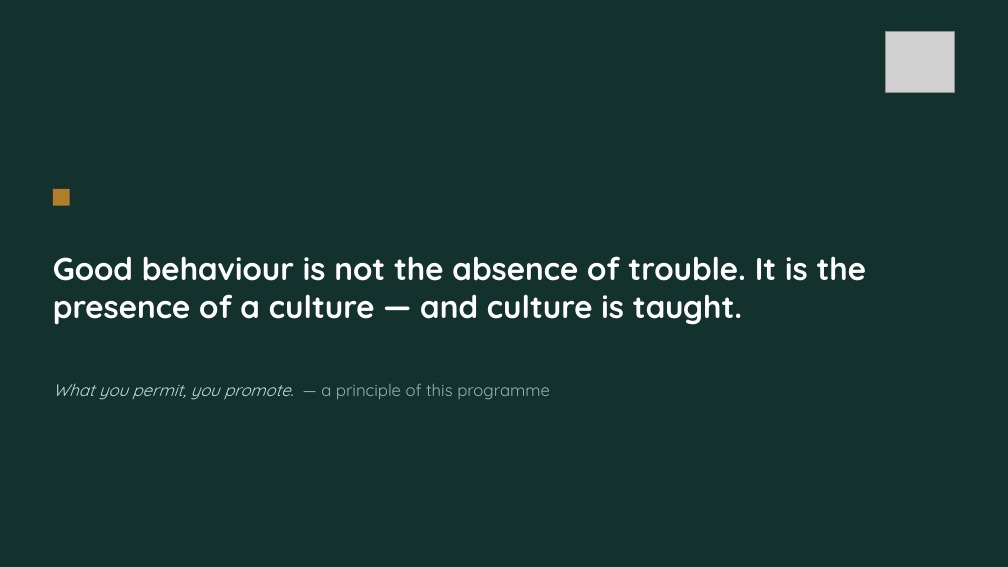
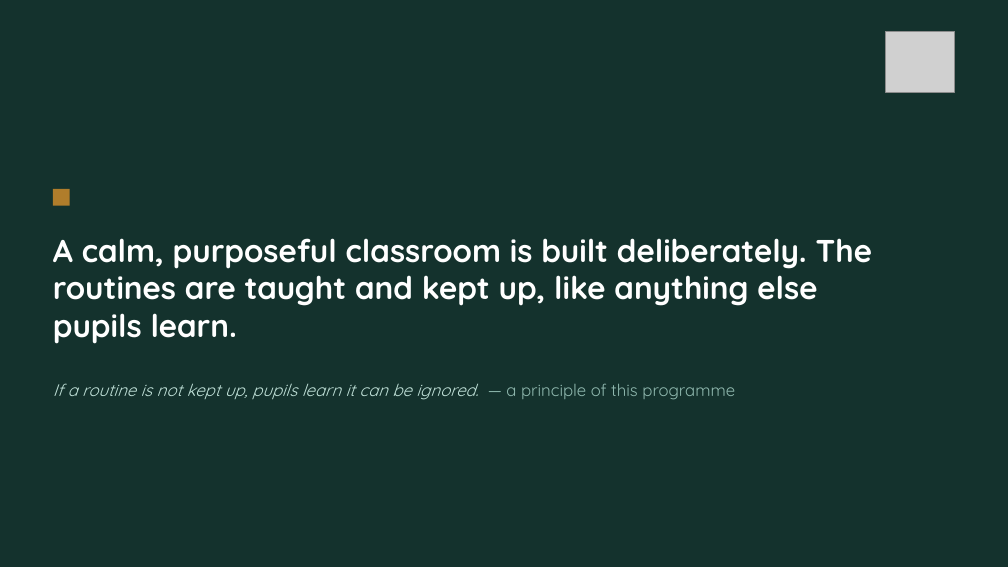
Before and after one commit to NSWLTandL/teachinglearninghub, a slide deck: slide 5 of Pillar1-Behaviour-and-Climate-facilitator-deck.pptx. Drawn at 1008x567 pixels with LibreOffice and Linux fonts; fonts in the diff are those of the drawing; grey boxes stand for pictures. Boxes give left, top, right and bottom in pixels: in the first picture for what was removed or moved away, otherwise in the second. Text is boxed around its words. In the diff, an @@ line names an element or a change of style, - is before the commit and + after.

```diff
--- a/Pillar1-Behaviour-and-Climate-facilitator-deck.pptx
+++ b/Pillar1-Behaviour-and-Climate-facilitator-deck.pptx
@@ text at bbox=[53, 238, 872, 344]: text changed @@
-Good behaviour is not the absence of trouble. It is the presence of a culture — and culture is taught.
+A calm, purposeful classroom is built deliberately. The routines are taught and kept up, like anything else pupils learn.
@@ text at bbox=[53, 383, 735, 400]: text changed; text colour #8FB8AE to #BFE0D7; italic on @@
-What you permit, you promote. — a principle of this programme
+If a routine is not kept up, pupils learn it can be ignored. — a principle of this programme
```
Also in this commit, not shown: 5 other slides changed, 13 other files.
